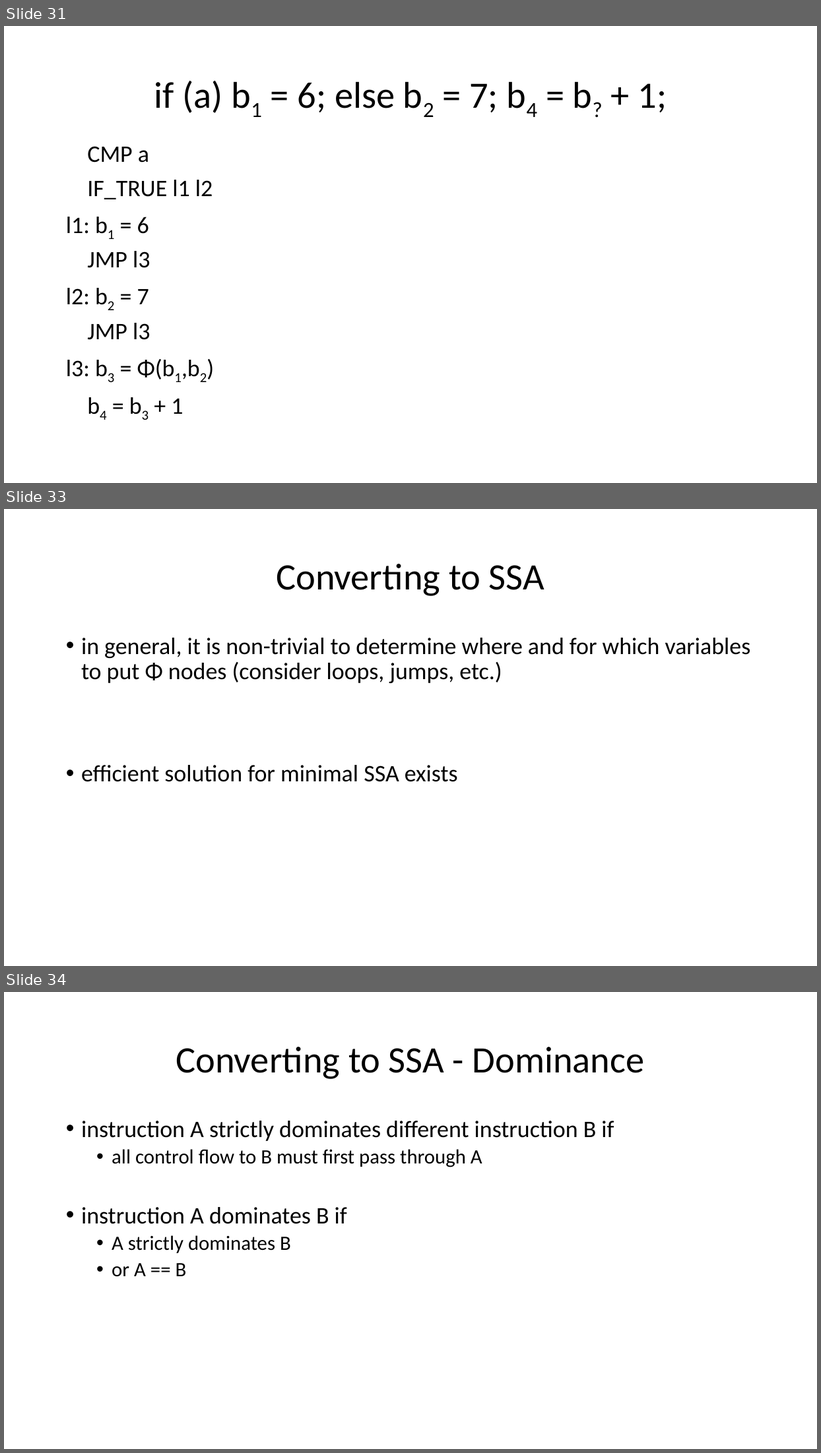
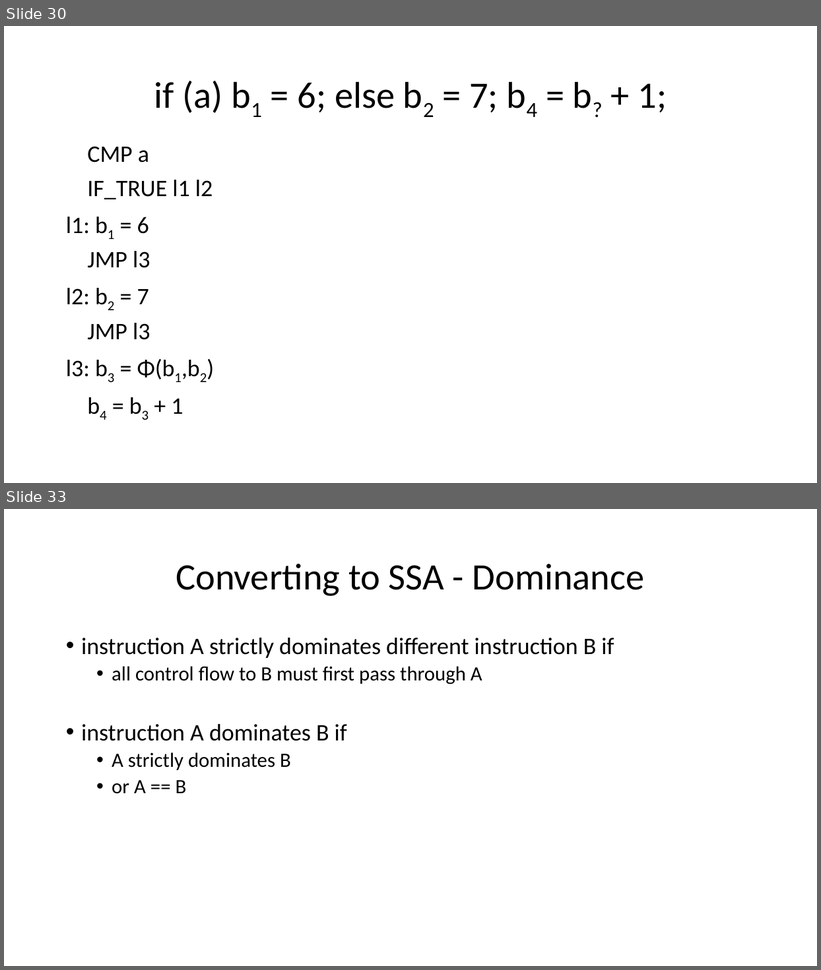
Before and after one commit to ganoliz/NI-GEN, a slide deck: media/NI-GEN-4.pptx. Shown one above the other, each under a label of ours: slides 31, 33 and 34 before the commit, slides 30 and 33 after it; the slides between them are not shown. The pictures are 821x1453 and 821x970 pixels, drawn with LibreOffice and Linux fonts; fonts in the diff are those of the drawing. Boxes give left, top, right and bottom in pixels: in the first picture for what was removed or moved away, otherwise in the second. Text is boxed around its words. In the diff, an @@ line names an element or a change of style, - is before the commit and + after.

```diff
--- a/media/NI-GEN-4.pptx
+++ b/media/NI-GEN-4.pptx
@@ slide 33 removed at [4,509,817,966], background #FFFFFF @@
@@ title removed at [276,564,545,596] @@
-Converting to SSA
@@ text removed at [81,638,751,782] @@
-• in general, it is non-trivial to determine where and for which variables to put Φ nodes (consider loops, jumps, etc.)
-• efficient solution for minimal SSA exists
@@ what was slide 31 is now slide 30 @@
@@ what was slide 34 is now slide 33 @@
```
Also in this commit, not shown: 2 slides changed, 1 other slide removed, 1 other file.
